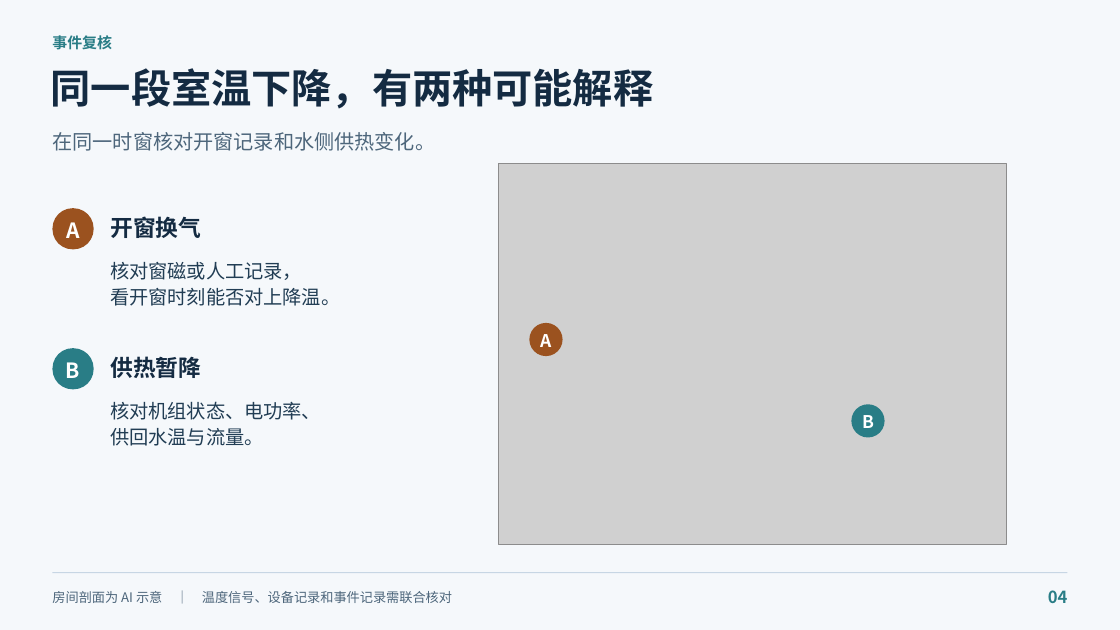
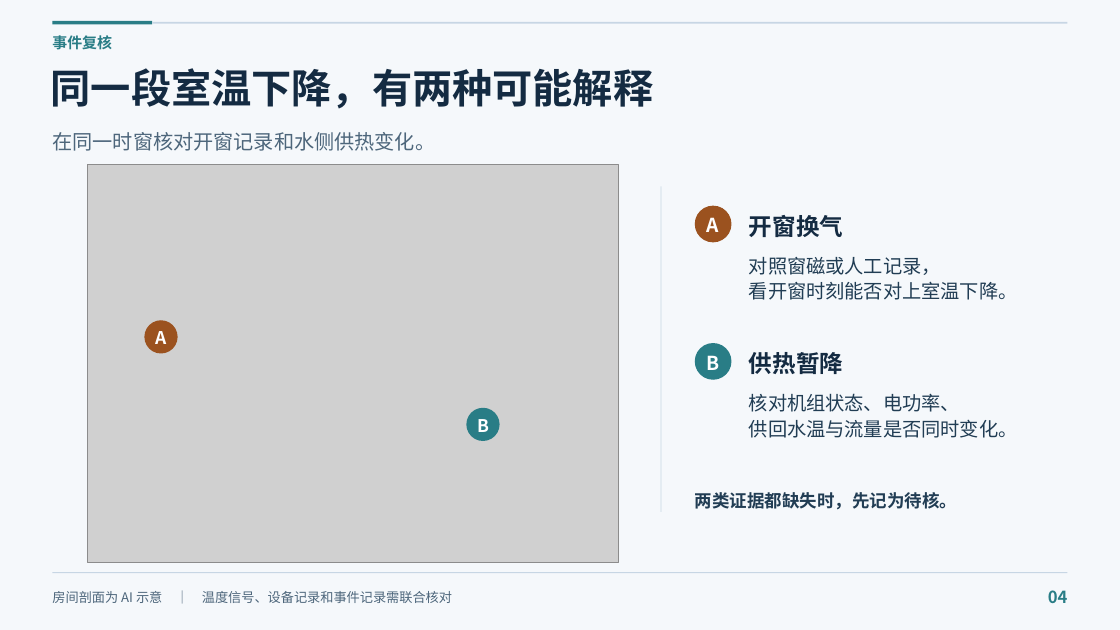
Before and after one commit to Chunling1/FrameDeck-PPT-Studio, a slide deck: slide 4 of docs/examples/heat-pump/heat-pump-monitoring.pptx. Drawn at 1120x630 pixels with LibreOffice and Linux fonts; fonts in the diff are those of the drawing; grey boxes stand for pictures. Boxes give left, top, right and bottom in pixels: in the first picture for what was removed or moved away, otherwise in the second. Text is boxed around its words. In the diff, an @@ line names an element or a change of style, - is before the commit and + after.

```diff
--- a/docs/examples/heat-pump/heat-pump-monitoring.pptx
+++ b/docs/examples/heat-pump/heat-pump-monitoring.pptx
@@ rectangle added at [52,21,152,24], fill #297D86 @@
@@ rectangle added at [152,22,1068,24], fill #C7D6E4 @@
@@ picture: place and size @@
-picture at [499,164,1007,544]
+picture at [87,165,618,563]
@@ rectangle added at [660,187,661,513], fill #C7D6E4 @@
@@ rounded rectangle "A": place and size @@
-rounded rectangle "A" at [52,208,93,250]
+rounded rectangle "A" at [695,206,732,243]
@@ rounded rectangle "A" at [695,206,732,243]: size 18 to 16.5 pt; line spacing 23.2pt to 21.8pt; proportions changed @@
@@ text "开窗换气": place and size @@
-text "开窗换气" at [110,216,201,238]
+text "开窗换气" at [749,215,844,237]
@@ text "开窗换气" at [749,215,844,237]: size 19.5 to 20.2 pt; line spacing 26.2pt to 27pt @@
@@ text at [749,257,1017,300]: text changed @@
-核对窗磁或人工记录，
-看开窗时刻能否对上降温。
+对照窗磁或人工记录，
+看开窗时刻能否对上室温下降。
@@ rounded rectangle "A": place and size @@
-rounded rectangle "A" at [529,323,563,356]
+rounded rectangle "A" at [145,320,178,354]
@@ rounded rectangle "B": place and size @@
-rounded rectangle "B" at [852,404,886,438]
+rounded rectangle "B" at [695,343,732,380]
@@ rounded rectangle "B" at [695,343,732,380]: size 15 to 16.5 pt; line spacing 19.5pt to 21.8pt @@
@@ text "供热暂降" at [749,352,844,374]: size 19.5 to 20.2 pt; line spacing 26.2pt to 27pt @@
@@ text "供热暂降": place and size @@
-text "供热暂降" at [110,356,201,378]
+text "供热暂降" at [749,352,844,374]
@@ rounded rectangle "B": place and size @@
-rounded rectangle "B" at [52,349,93,390]
+rounded rectangle "B" at [466,408,500,441]
@@ rounded rectangle "B" at [466,408,500,441]: size 18 to 15 pt; line spacing 23.2pt to 19.5pt; proportions changed @@
@@ text at [749,419,1017,438]: text changed @@
-供回水温与流量。
+供回水温与流量是否同时变化。
@@ text "核对机组状态、电功率、": place and size @@
-text "核对机组状态、电功率、" at [110,401,321,446]
+text "核对机组状态、电功率、" at [749,393,1017,438]
@@ text added at [695,492,957,510], 15 pt, text #213D54, bold @@
+两类证据都缺失时，先记为待核。
```
Also in this commit, not shown: 4 other slides changed, 4 other files.
